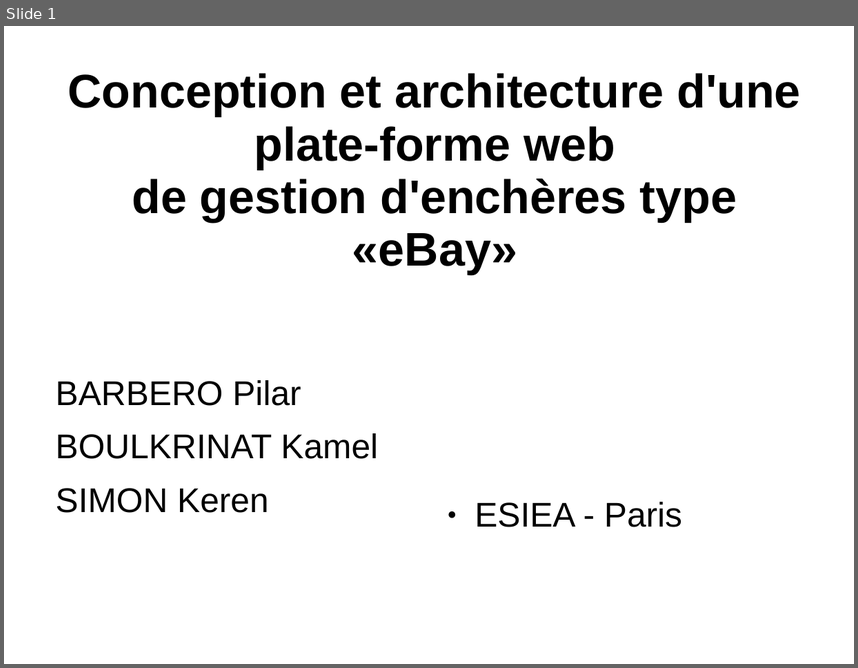
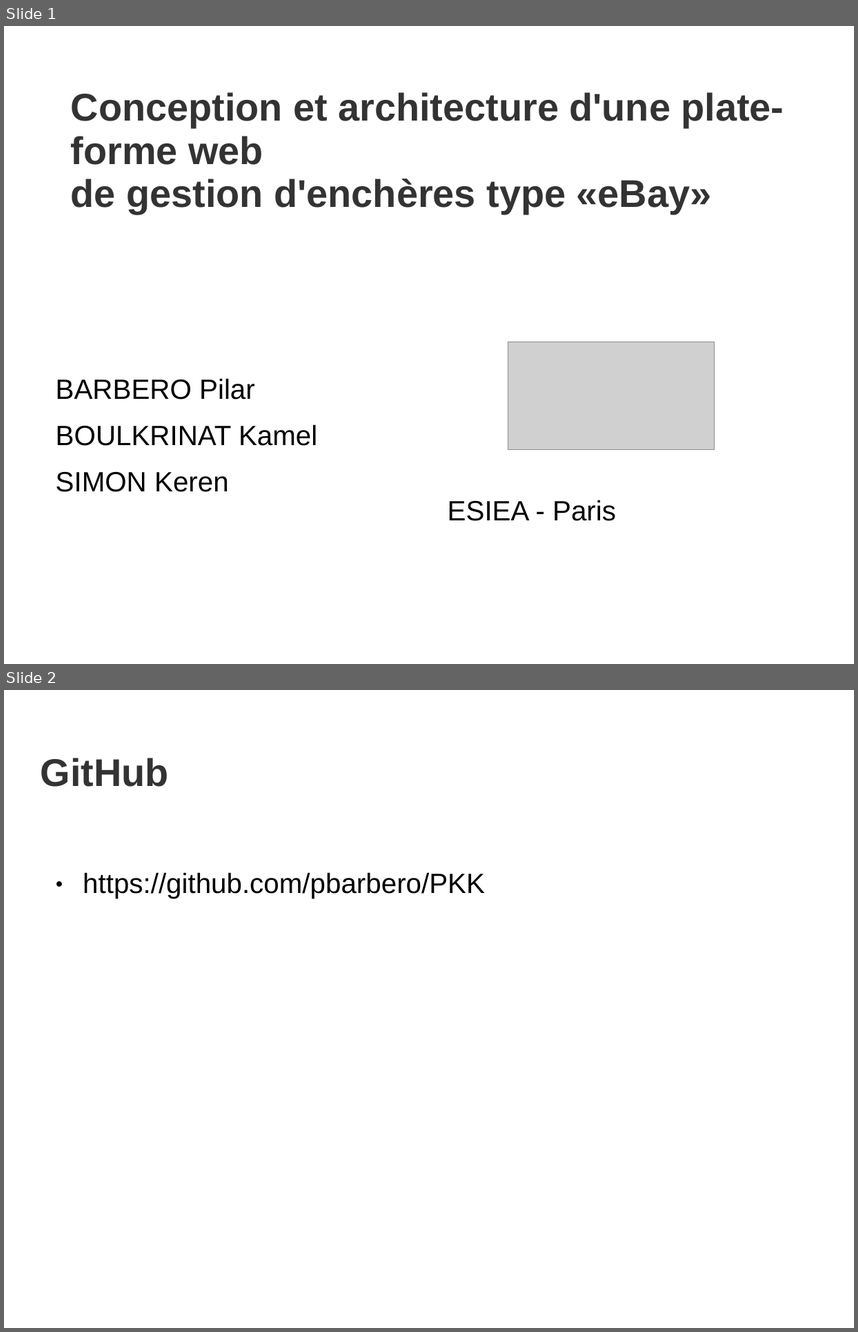
Before and after one commit to pbarbero/ESIEA.INF4035-EBAY, a slide deck: documentArchitecture.ppt. Shown one above the other, each under a label of ours: slide 1 before the commit, slides 1 and 2 after it. The pictures are 858x668 and 858x1332 pixels, drawn with LibreOffice and Linux fonts; fonts in the diff are those of the drawing; grey boxes stand for pictures; background and template pictures are left out. Boxes give left, top, right and bottom in pixels: in the first picture for what was removed or moved away, otherwise in the second. Text is boxed around its words. In the diff, an @@ line names an element or a change of style, - is before the commit and + after.

```diff
--- a/documentArchitecture.ppt
+++ b/documentArchitecture.ppt
@@ slide 2 added at [4,690,854,1328], background picture (left out) @@
@@ title added at [41,758,169,787], 36 pt, text #333333, bold @@
+GitHub
@@ text added at [83,872,485,898], 26 pt, text #000000 @@
+● https://github.com/pbarbero/PKK
@@ slide 1 changed as well @@
@@ title "Conception et architecture d'une plate-forme ...": place and size @@
-title "Conception et architecture d'une plate-forme ..." at [67,73,801,274]
+title "Conception et architecture d'une plate-forme ..." at [71,92,784,214]
@@ title "Conception et architecture d'une plate-forme ..." at [71,92,784,214]: size 44 to 36 pt, text colour #000000 to #333333; alignment centre to left @@
@@ picture added at [508,341,715,449] @@
@@ text "BARBERO Pilar" at [56,378,317,492]: size 32 to 26 pt @@
@@ text "ESIEA - Paris" at [448,499,616,521]: size 32 to 26 pt; bullet ● to none @@
```
Also in this commit, not shown: 2 other slides changed, 6 other slides added, 1 slide removed.
